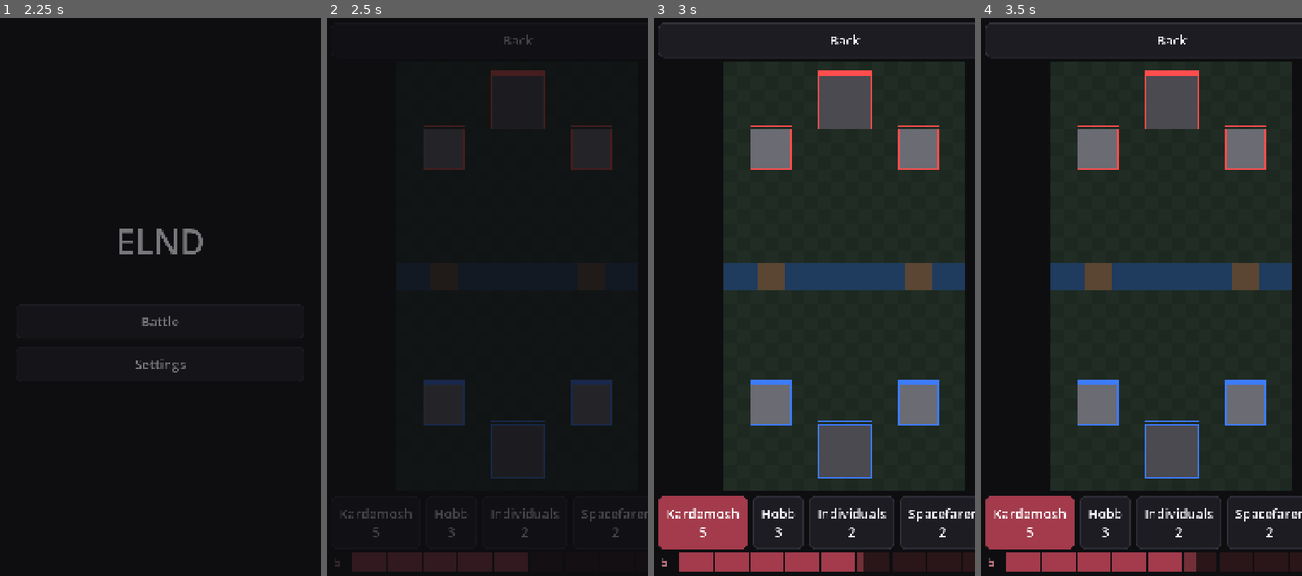
Above: before the commit, frames 1-4 (left to right).
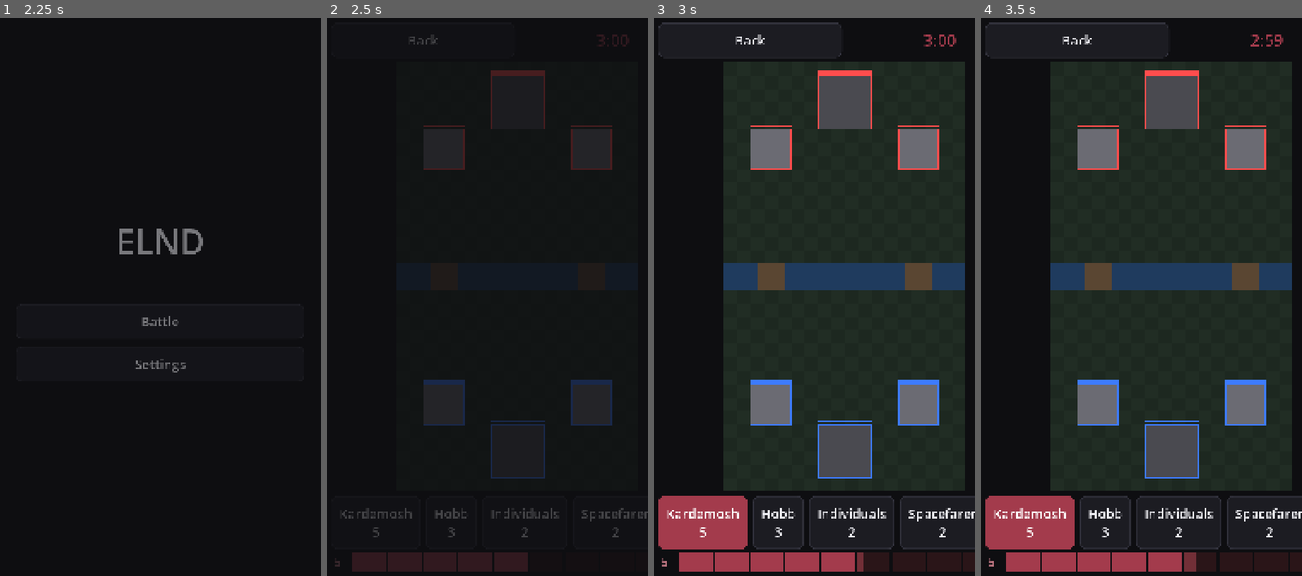
Above: after the commit, the same moments.

Repository: HenryElendheim/ELND
Game: Godot game, scene res://scenes/splash.tscn
Two runs of this game, one before a commit and one after it. Both use one fixed random seed, a clock stepped at 60 frames per second and the inputs below.
Inputs (mouse positions are in pixels of both pictures, inside the frame that each line leads up to):
- Up to frame 1 (2.25 s): tap Enter at 0.5 s; move the mouse to (231, 263) at 0.52 s; click (231, 263) at 0.67 s; drag from (96, 319) to (144, 403) at 1.27 s; click "Battle" at 2 s
- Up to frame 2 (2.5 s): no input
- Up to frame 3 (3 s): click "Kardemosh 5" at 2.75 s
- Up to frame 4 (3.5 s): no input

Frame 1 is identical in both runs. In frame 2, 0.2% of the frame differs, in the area x 25-94%, y 2-6%; in frame 3, 0.4%, in the area x 25-100%, y 0-7%; in frame 4, 0.4%.

Commit message:
Add a simple bot and end matches properly
Milestone 3. The bot plays the enemy hand: it defends when troops cross
onto its half and otherwise saves up and pushes a random lane, with wait
time and saving taken from the difficulty presets. Matches now have a
3:00 clock, end when a main tower falls or time runs out, and show a
result screen with crowns. Admin can switch the bot off.

Diff:
--- a/data/bot.json
+++ b/data/bot.json
@@ -1,8 +1,29 @@
 {
 	"default_difficulty": "medium",
 	"presets": {
-		"easy": { "reaction_time": 2.5, "ephrocity_smarts": 0.2, "counter_play": 0.2, "deck_quality": "random" },
-		"medium": { "reaction_time": 1.5, "ephrocity_smarts": 0.5, "counter_play": 0.5, "deck_quality": "mixed" },
-		"hard": { "reaction_time": 0.7, "ephrocity_smarts": 0.85, "counter_play": 0.85, "deck_quality": "synergy" }
+		"easy": {
+			"reaction_time": 2.5,
+			"ephrocity_smarts": 0.2,
+			"counter_play": 0.2,
+			"deck_quality": "random"
+		},
+		"medium": {
+			"reaction_time": 1.5,
+			"ephrocity_smarts": 0.5,
+			"counter_play": 0.5,
+			"deck_quality": "mixed"
+		},
+		"hard": {
+			"reaction_time": 0.7,
+			"ephrocity_smarts": 0.85,
+			"counter_play": 0.85,
+			"deck_quality": "synergy"
+		}
+	},
+	"placement": {
+		"defend_offset_tiles": 2.5,
+		"push_row_from_back": 3.0,
+		"bridge_row_from_river": 1.5,
+		"push_at_bridge_chance": 0.4
 	}
 }
--- a/scenes/battle.gd
+++ b/scenes/battle.gd
@@ -20,7 +20,9 @@
 var _slot := -1
 var _slot_buttons: Array[Button] = []
 var _next_label: Label
+var _clock: Label
 var _rate := 1.0
+var _result_shown := false
 
 
 func _ready() -> void:
@@ -37,6 +39,10 @@
 
 	var top := HBoxContainer.new()
 	top.add_child(Ui.button("Back", go_back))
+	_clock = Ui.label("", "HeadingLabel")
+	_clock.horizontal_alignment = HORIZONTAL_ALIGNMENT_CENTER
+	_clock.vertical_alignment = VERTICAL_ALIGNMENT_CENTER
+	top.add_child(_clock)
 	if Settings.get_value("admin_mode"):
 		_admin = AdminPanel.new(self, _view)
 		top.add_child(Ui.button("Admin", func() -> void: _admin.visible = not _admin.visible))
@@ -86,6 +92,34 @@
 	_meter.queue_redraw()
 	_refresh_hand()
 	_announce_rate()
+	var left := ceili(sim.seconds_left())
+	_clock.text = "%d:%02d" % [left / 60, left % 60]
+	if sim.result != "" and not _result_shown:
+		_show_result()
+
+
+## Covers the arena with the outcome and the crown count, plus buttons to play again or leave.
+func _show_result() -> void:
+	_result_shown = true
+	var titles := {"player": "Victory", "enemy": "Defeat", "draw": "Draw"}
+	var panel := PanelContainer.new()
+	panel.set_anchors_preset(PRESET_CENTER)
+	panel.grow_horizontal = GROW_DIRECTION_BOTH
+	panel.grow_vertical = GROW_DIRECTION_BOTH
+	panel.custom_minimum_size.x = 800
+	var column := VBoxContainer.new()
+	panel.add_child(column)
+	var title := Ui.label(titles[sim.result], "TitleLabel")
+	title.horizontal_alignment = HORIZONTAL_ALIGNMENT_CENTER
+	column.add_child(title)
+	var crowns := Ui.label("Crowns %d : %d" % [sim.towers_lost(Unit.Team.ENEMY), sim.towers_lost(Unit.Team.PLAYER)])
+	crowns.horizontal_alignment = HORIZONTAL_ALIGNMENT_CENTER
+	column.add_child(crowns)
+	column.add_child(Ui.button("Play again", get_tree().reload_current_scene))
+	column.add_child(Ui.button("Menu", func() -> void: go_back()))
+	add_child(panel)
+	if Settings.get_value("vibration"):
+		Input.vibrate_handheld(300)
 
 
 ## Shows each card's short name and cost, and dims the ones that cannot be paid for yet.
--- a/scripts/battle/admin_panel.gd
+++ b/scripts/battle/admin_panel.gd
@@ -43,7 +43,9 @@
 		troops.append([id, cards[id].name.trim_prefix("The ")])
 	column.add_child(Ui.choice("Spawn tool", troops, "", func(id: String) -> void: _battle.set("spawn_card", id), 4))
 	column.add_child(Ui.choice("Spawn for", SIDES, Unit.Team.PLAYER, func(team: int) -> void: _battle.set("spawn_team", team)))
-	var hands: Array = _battle.get("sim").hands
+	var sim: BattleSim = _battle.get("sim")
+	column.add_child(Ui.toggle("Bot plays", true, func(on: bool) -> void: sim.bot.enabled = on))
+	var hands: Array = sim.hands
 	for side in SIDES:
 		var hand: Hand = hands[side[0]]
 		column.add_child(Ui.toggle("Endless Ephrocity: " + side[1], false, func(on: bool) -> void: hand.infinite = on))
--- a/scripts/battle/battle_sim.gd
+++ b/scripts/battle/battle_sim.gd
@@ -7,8 +7,11 @@
 var units: Array[Unit] = []
 ## One hand per team, in the same order as Unit.Team, so hands[Unit.Team.ENEMY] is the enemy's.
 var hands: Array[Hand] = []
+var bot := Bot.new(randi())
 var tick := 1.0 / 30.0
 var time := 0.0
+## Empty while the match is going. Once it ends it says which team won, or "draw".
+var result := ""
 
 var _battle := {}
 var _arena := {}
@@ -102,8 +105,42 @@
 	unit.apply_stats(_stats_for(unit), _battle)
 
 
+## How many of a team's towers have been destroyed, which is the crown count for the other team.
+func towers_lost(team: Unit.Team) -> int:
+	var standing := 0
+	for unit in units:
+		if unit.is_tower() and unit.team == team:
+			standing += 1
+	var towers := Data.table("towers")
+	return towers.side.positions.size() + towers.main.positions.size() - standing
+
+
+func seconds_left() -> float:
+	return maxf(float(_battle.match.regular_seconds) - time, 0.0)
+
+
+## Destroying the main tower wins straight away. When time runs out, whoever destroyed more towers wins.
+## Overtime and the tiebreaker come in the next milestone, so for now an even count is a draw.
+func _check_result() -> void:
+	for team in [Unit.Team.PLAYER, Unit.Team.ENEMY]:
+		var main_standing := false
+		for unit in units:
+			if unit.kind == "main" and unit.team == team:
+				main_standing = true
+		if not main_standing:
+			result = "enemy" if team == Unit.Team.PLAYER else "player"
+			return
+	if seconds_left() <= 0.0:
+		var player_crowns := towers_lost(Unit.Team.ENEMY)
+		var enemy_crowns := towers_lost(Unit.Team.PLAYER)
+		result = "draw" if player_crowns == enemy_crowns else ("player" if player_crowns > enemy_crowns else "enemy")
+
+
 func step() -> void:
+	if result != "":
+		return
 	time += tick
+	bot.think(self)
 	var bars := tick * ephrocity_rate() / float(_battle.ephrocity.seconds_per_bar)
 	for hand in hands:
 		hand.regenerate(bars)
@@ -122,6 +159,7 @@
 			_update(unit)
 	_keep_apart()
 	drop_dead()
+	_check_result()
 
 
 ## Takes every unit with no health left off the field.
--- /dev/null
+++ b/scripts/battle/bot.gd
@@ -0,0 +1,71 @@
+class_name Bot
+extends RefCounted
+## A simple opponent that plays the enemy hand. Every so often it looks at the field. If the player has troops on its half,
+## it drops a card in front of them to defend. Otherwise it saves up Ephrocity and starts a push in a random lane.
+## How long it waits and how much it saves come from the difficulty presets in bot.json.
+
+var enabled := true
+
+var _team := Unit.Team.ENEMY
+var _wait := 0.0
+var _rng := RandomNumberGenerator.new()
+
+
+func _init(rng_seed: int) -> void:
+	_rng.seed = rng_seed
+
+
+func think(sim: BattleSim) -> void:
+	_wait -= sim.tick
+	if not enabled or _wait > 0.0:
+		return
+	var bot := Data.table("bot")
+	var preset: Dictionary = bot.presets.get(Settings.get_value("bot_difficulty"), bot.presets[bot.default_difficulty])
+	_wait = float(preset.reaction_time) * _rng.randf_range(0.7, 1.3)
+
+	var hand: Hand = sim.hands[_team]
+	var choices := []
+	for slot in hand.in_hand().size():
+		if hand.can_afford(slot):
+			choices.append(slot)
+	if choices.is_empty():
+		return
+	var slot: int = choices[_rng.randi() % choices.size()]
+
+	var threat := _closest_threat(sim)
+	if threat != null:
+		sim.play(_team, slot, _defend_spot(sim, threat, bot.placement))
+		return
+	# Saving up means waiting until Ephrocity is somewhere between the card's cost and full, and smarter bots wait longer.
+	var full := float(Data.table("battle").ephrocity.max)
+	var save_up := lerpf(Hand.cost_of(hand.cards[slot]), full, float(preset.ephrocity_smarts))
+	if hand.ephrocity >= save_up:
+		sim.play(_team, slot, _push_spot(sim, bot.placement))
+
+
+## The player troop that has come furthest into the bot's half, if any.
+func _closest_threat(sim: BattleSim) -> Unit:
+	var arena: Dictionary = Data.table("battle").arena
+	var best: Unit = null
+	for unit in sim.units:
+		if unit.team != _team and not unit.is_building() and unit.pos.y < float(arena.river_top):
+			if best == null or unit.pos.y < best.pos.y:
+				best = unit
+	return best
+
+
+func _defend_spot(sim: BattleSim, threat: Unit, placement: Dictionary) -> Vector2:
+	var arena: Dictionary = Data.table("battle").arena
+	var spot := threat.pos - Vector2(0, float(placement.defend_offset_tiles))
+	spot.y = clampf(spot.y, 1.0, float(arena.river_top) - 0.5)
+	return spot if sim.can_place(_team, spot) else Vector2(threat.pos.x, 1.0)
+
+
+## A spot at the back of a random lane, or sometimes right at the bridge for a faster push.
+func _push_spot(_sim: BattleSim, placement: Dictionary) -> Vector2:
+	var arena: Dictionary = Data.table("battle").arena
+	var lanes: Array = arena.bridge_x
+	var x := float(lanes[_rng.randi() % lanes.size()]) + _rng.randf_range(-1.0, 1.0)
+	if _rng.randf() < float(placement.push_at_bridge_chance):
+		return Vector2(x, float(arena.river_top) - float(placement.bridge_row_from_river))
+	return Vector2(x, float(placement.push_row_from_back))
